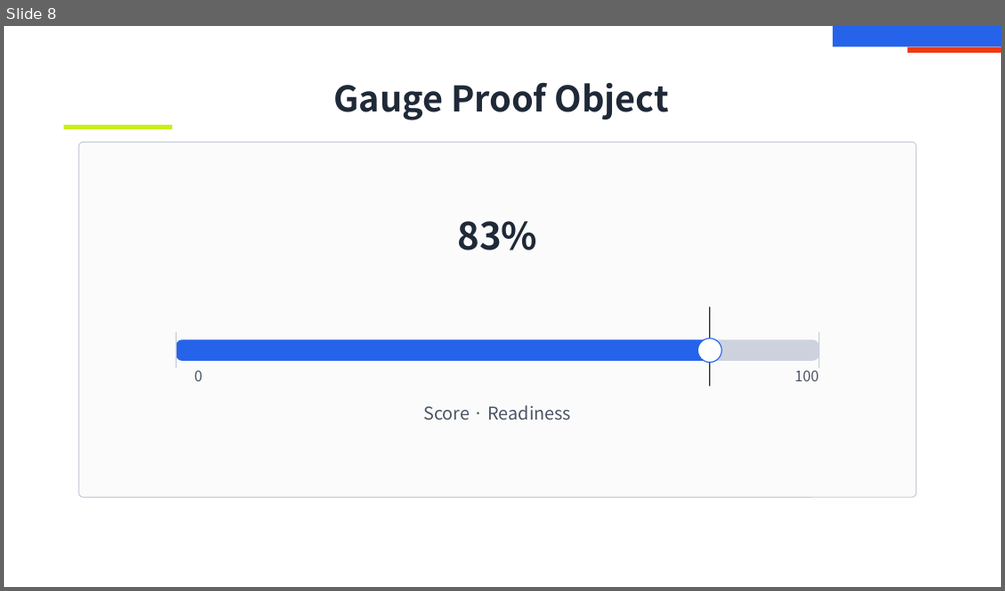
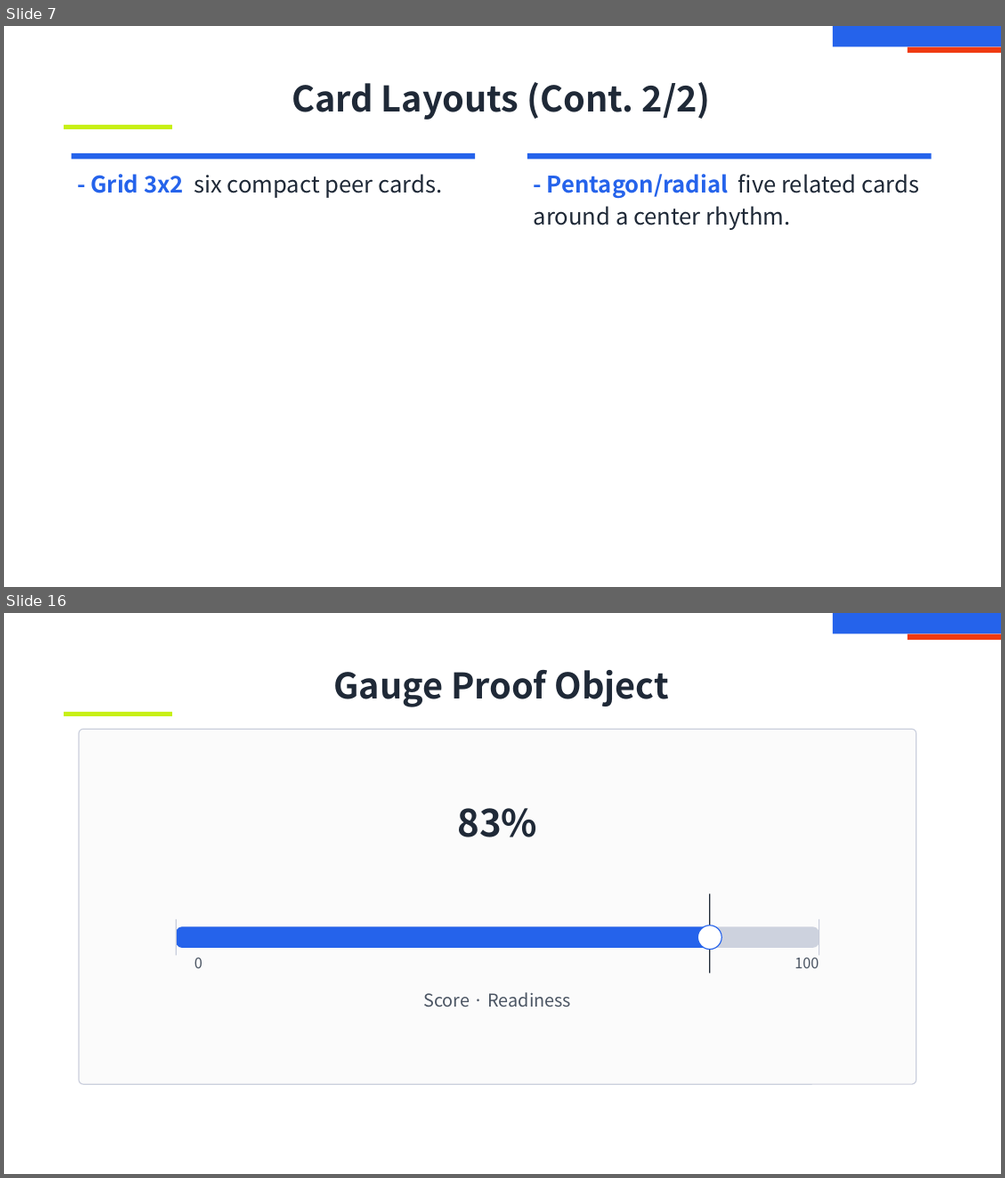
Before and after one commit to ch040602/mdpr-skill, a slide deck: artifacts/intro-decks/element-catalog/deck.pptx. Shown one above the other, each under a label of ours: slide 8 before the commit, slides 7 and 16 after it; the slides between them are not shown. The pictures are 1005x591 and 1005x1178 pixels, drawn with LibreOffice and Linux fonts; fonts in the diff are those of the drawing. Boxes give left, top, right and bottom in pixels: in the first picture for what was removed or moved away, otherwise in the second. Text is boxed around its words. In the diff, an @@ line names an element or a change of style, - is before the commit and + after.

```diff
--- a/artifacts/intro-decks/element-catalog/deck.pptx
+++ b/artifacts/intro-decks/element-catalog/deck.pptx
@@ slide 7 added at bbox=[4, 26, 1001, 587], background #FFFFFF @@
@@ rectangle added at bbox=[833, 26, 1001, 47], fill #2563EB @@
@@ rectangle added at bbox=[907, 47, 1001, 53], fill #F03A11 @@
@@ text added at bbox=[291, 82, 711, 119], 34 pt, text #1F2937, bold @@
+Card Layouts (Cont. 2/2)
@@ rectangle added at bbox=[64, 125, 172, 129], fill #C7F015 @@
@@ rectangle added at bbox=[72, 153, 475, 160], fill #2563EB @@
@@ rectangle added at bbox=[527, 153, 931, 160], fill #2563EB @@
@@ text added at bbox=[91, 174, 442, 198], 22 pt, text #1F2937 @@
+- Grid 3x2 six compact peer cards.
@@ text added at bbox=[534, 174, 920, 230], 22 pt, text #1F2937 @@
+- Pentagon/radial five related cards around a center rhythm.
@@ what was slide 8 is now slide 16 @@
```
Also in this commit, not shown: 7 slides changed, 14 other slides added, 1 slide removed, 36 other files.
